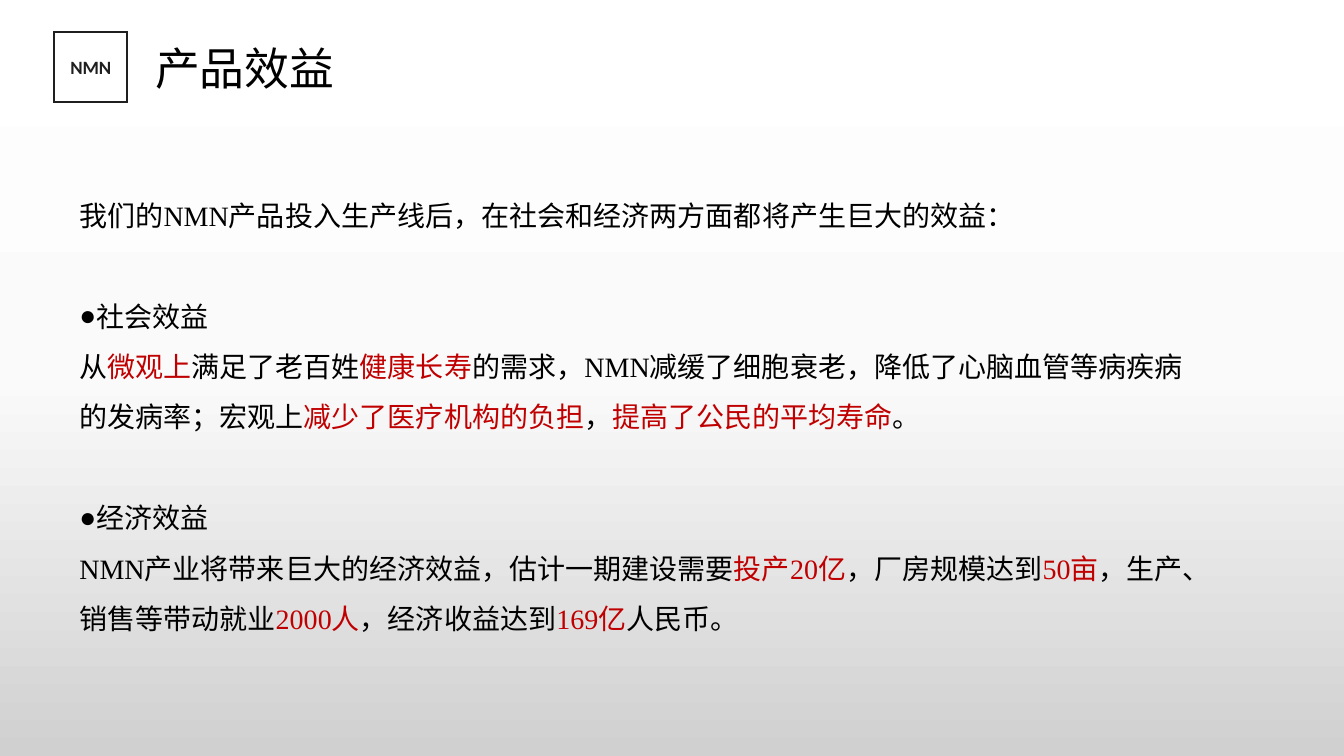
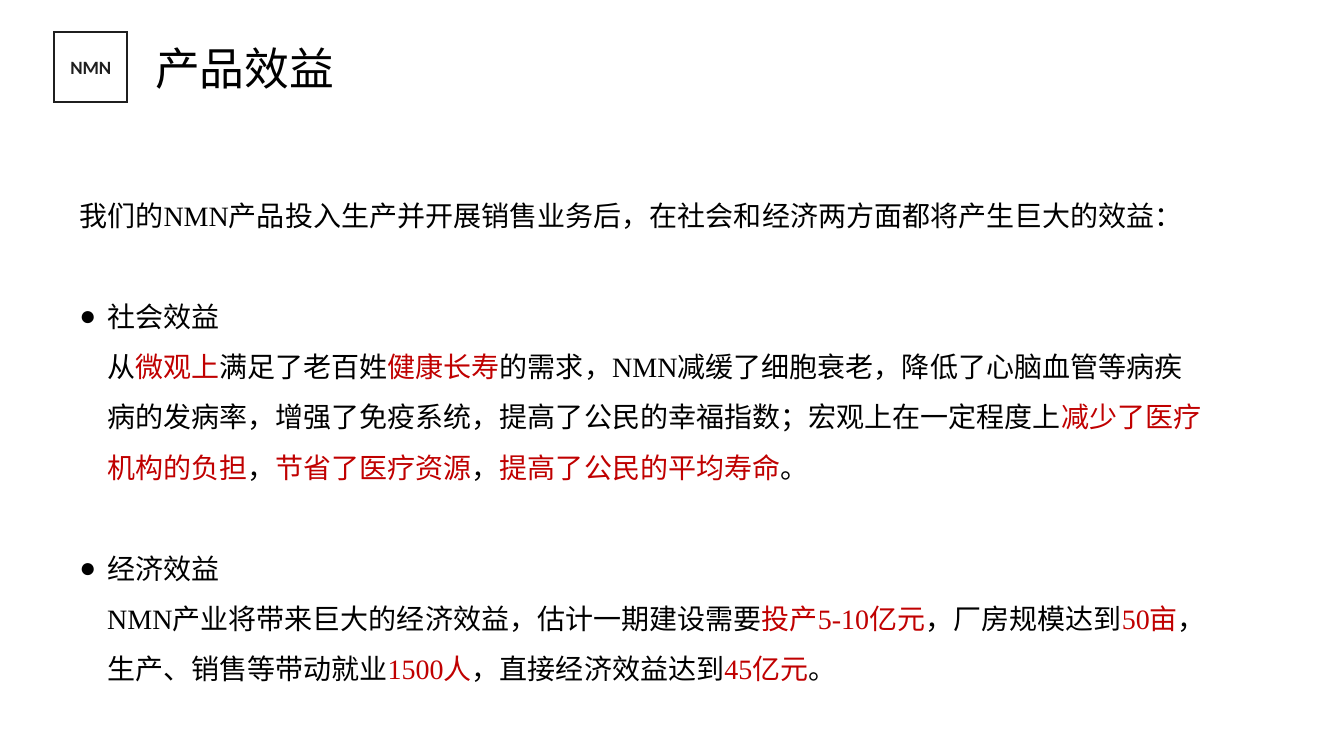
Before and after one commit to JuXue54/blockchain, a slide deck: slide 23 of temp/NMN商业计划书2.pptx. Drawn at 1344x756 pixels with LibreOffice and Linux fonts; fonts in the diff are those of the drawing; background and template pictures are left out. Boxes give left, top, right and bottom in pixels: in the first picture for what was removed or moved away, otherwise in the second. Text is boxed around its words. In the diff, an @@ line names an element or a change of style, - is before the commit and + after.

```diff
--- a/temp/NMN商业计划书2.pptx
+++ b/temp/NMN商业计划书2.pptx
@@ background gradient #FFFFFF to #FBFBFB to #D1D1D1 to #FFFFFF @@
@@ text at box(79, 202, 1182, 229): text changed @@
-我们的NMN产品投入生产线后，在社会和经济两方面都将产生巨大的效益：
+我们的NMN产品投入生产并开展销售业务后，在社会和经济两方面都将产生巨大的效益：
@@ text at box(107, 303, 219, 581): indent changed @@
@@ text at box(107, 353, 1201, 481): text changed @@
-从微观上满足了老百姓健康长寿的需求，NMN减缓了细胞衰老，降低了心脑血管等病疾病的发病率；宏观上减少了医疗机构的负担，提高了公民的平均寿命。
+从微观上满足了老百姓健康长寿的需求，NMN减缓了细胞衰老，降低了心脑血管等病疾病的发病率，增强了免疫系统，提高了公民的幸福指数；宏观上在一定程度上减少了医疗机构的负担，节省了医疗资源，提高了公民的平均寿命。
@@ text at box(107, 608, 1206, 682): text changed @@
-NMN产业将带来巨大的经济效益，估计一期建设需要投产20亿，厂房规模达到50亩，生产、销售等带动就业2000人，经济收益达到169亿人民币。
+NMN产业将带来巨大的经济效益，估计一期建设需要投产5-10亿元，厂房规模达到50亩，生产、销售等带动就业1500人，直接经济效益达到45亿元。
```
Also in this commit, not shown: 23 other slides changed, 2 slides added, 2 slides removed.
